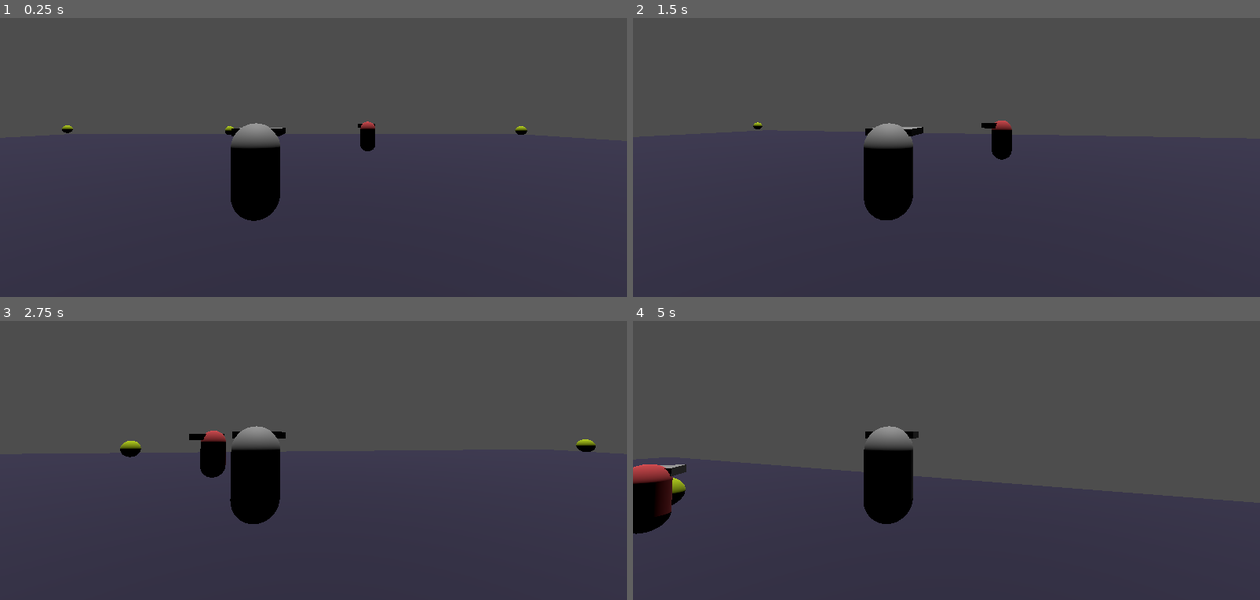
Above: before the commit, frames 1-4 (two rows, left to right).
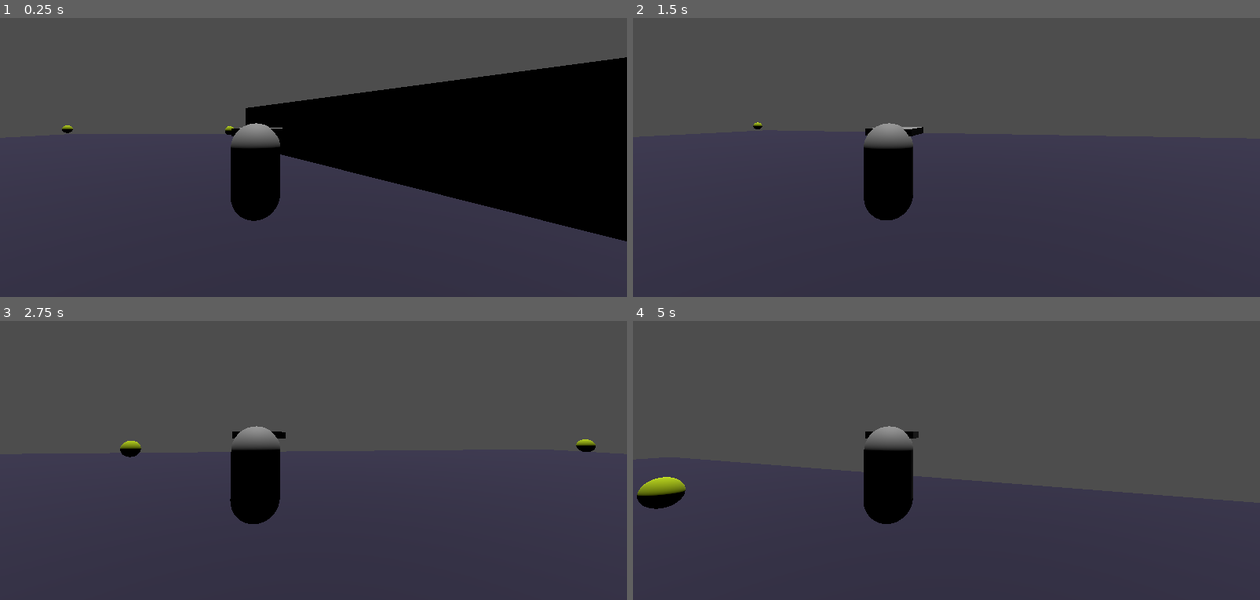
Above: after the commit, the same moments.

Repository: masonmariani44/stealth-game
Game: Godot game, scene res://Scenes/MoveTestLevel.tscn
Same seed, same stepped clock (60 frames per second), same inputs: the game is played once before the commit and once after it.
Inputs (mouse positions are in pixels of both pictures, inside the frame that each line leads up to):
- Up to frame 1 (0.25 s): no input
- Up to frame 2 (1.5 s): tap Enter (ui_accept) at 0.5 s; move the mouse to (977, 118) at 0.52 s; hold W (forward) from 0.53 s (still down); tap Space (jump) at 0.77 s; move the mouse to (915, 121) at 1.27 s
- Up to frame 3 (2.75 s): keep holding W (forward); tap Space (jump) at 1.52 s; move the mouse to (326, 418) at 2.02 s
- Up to frame 4 (5 s): keep holding W (forward); move the mouse to (940, 429) at 2.77 s; tap Space (jump) at 3.02, 3.77, 4.52 s; move the mouse to (990, 427) at 3.52 s; move the mouse to (896, 418) at 4.27 s

The runs differ from the first frame. In frame 1, 23% of the frame differs, in the area x 39-100%, y 14-81%; in frame 2, 0.4%; in frame 3, 0.7%; in frame 4, 1.3%.

Commit message:
Very basic enemy vision

Diff:
--- a/Scenes/Enemy.tscn
+++ b/Scenes/Enemy.tscn
@@ -15,6 +15,11 @@
 albedo_color = Color(0.782162, 0.256612, 0.27413, 1)
 
 [sub_resource type="BoxMesh" id="BoxMesh_wovta"]
+
+[sub_resource type="PrismMesh" id="PrismMesh_mo1ky"]
+
+[sub_resource type="ConcavePolygonShape3D" id="ConcavePolygonShape3D_6bs3c"]
+data = PackedVector3Array(0, 0.5, 0.5, 0.5, -0.5, 0.5, -0.5, -0.5, 0.5, 0, 0.5, -0.5, -0.5, -0.5, -0.5, 0.5, -0.5, -0.5, 0, 0.5, 0.5, 0, 0.5, -0.5, 0.5, -0.5, 0.5, 0, 0.5, -0.5, 0.5, -0.5, -0.5, 0.5, -0.5, 0.5, 0, 0.5, -0.5, 0, 0.5, 0.5, -0.5, -0.5, -0.5, 0, 0.5, 0.5, -0.5, -0.5, 0.5, -0.5, -0.5, -0.5, -0.5, -0.5, 0.5, 0.5, -0.5, 0.5, -0.5, -0.5, -0.5, 0.5, -0.5, 0.5, 0.5, -0.5, -0.5, -0.5, -0.5, -0.5)
 
 [node name="Enemy" type="CharacterBody3D"]
 script = ExtResource("1_m1htj")
@@ -54,4 +59,16 @@
 [node name="PursuitState" type="Node" parent="StateMachine"]
 script = ExtResource("6_0o0ue")
 
+[node name="VisionMesh" type="MeshInstance3D" parent="."]
+transform = Transform3D(4.58896, 0, 0, 0, -5.24934e-07, -1.50203, 0, 12.0091, -6.56557e-08, 0, 0.815602, -6.41523)
+mesh = SubResource("PrismMesh_mo1ky")
+
+[node name="visionbbox" type="Area3D" parent="VisionMesh"]
+collision_mask = 2
+
+[node name="CollisionShape3D" type="CollisionShape3D" parent="VisionMesh/visionbbox"]
+shape = SubResource("ConcavePolygonShape3D_6bs3c")
+
 [connection signal="timeout" from="StateMachine/IdleState/IdleWaitTimer" to="StateMachine/IdleState" method="_on_idle_wait_timer_timeout"]
+[connection signal="body_entered" from="VisionMesh/visionbbox" to="." method="_on_vision_enter"]
+[connection signal="body_exited" from="VisionMesh/visionbbox" to="." method="_on_vision_exit"]
--- a/Scenes/MoveTestLevel.tscn
+++ b/Scenes/MoveTestLevel.tscn
@@ -64,7 +64,7 @@
 shape = SubResource("BoxShape3D_2opyb")
 
 [node name="Enemy" parent="." node_paths=PackedStringArray("patrol_path") instance=ExtResource("2_glc4y")]
-transform = Transform3D(1, 0, 0, 0, 1, 0, 0, 0, 1, 4.86045, 1.0378, -10.6841)
+transform = Transform3D(0.906374, 0, 0.422476, 0, 1, 0, -0.422476, 0, 0.906374, 5.83241, 1.0378, 5.95292)
 patrol_path = NodePath("../Enemy_PatrolPath1")
 
 [node name="Enemy_PatrolPath1" type="Node3D" parent="."]
--- a/Scenes/Player.tscn
+++ b/Scenes/Player.tscn
@@ -18,7 +18,7 @@
 
 [sub_resource type="BoxMesh" id="BoxMesh_rpqav"]
 
-[node name="Player" type="CharacterBody3D"]
+[node name="Player" type="CharacterBody3D" groups=["player"]]
 collision_layer = 2
 script = ExtResource("1_rpqav")
 GRAVITY_SCALE = 2.8
--- a/Scripts/Enemy/States/idle_state.gd
+++ b/Scripts/Enemy/States/idle_state.gd
@@ -6,7 +6,7 @@
 @export_range(0.0, 10.0) var DECELERATION_SPEED := 5.0
 
 
-
+var seen_player : CharacterBody3D
 
 
 func enter():
@@ -41,3 +41,14 @@
 
 func _on_idle_wait_timer_timeout() -> void:
 	state_machine.change_state("PatrolState")
+
+
+func _on_vision(body:Node3D) -> void:
+	if body.is_in_group("player"):
+		seen_player = body
+
+
+
+func _on_vision_exit(body:Node3D) -> void:
+	if body.is_in_group("player"):
+		seen_player = null
--- a/Scripts/Enemy/States/patrol_state.gd
+++ b/Scripts/Enemy/States/patrol_state.gd
@@ -4,6 +4,7 @@
 
 
 var current_node := 0
+
 
 
 
@@ -49,7 +50,7 @@
 	character.velocity = Vector3.ZERO
 	character.nav_agent.set_target_position(character.nav_target.global_position)
 	var next_nav_point = character.nav_agent.get_next_path_position()
-	character.velocity = (next_nav_point - character.global_position).normalized() * character.SPEED
+	character.velocity = (next_nav_point - character.global_position).normalized() * character.WALK_SPEED
 
 	# Rotate to face moving direction
 	var direction = character.velocity.normalized()
@@ -58,9 +59,18 @@
 
 	# Check if target reached
 	var distance_to_target = (character.nav_target.position - character.position).length()
-	if distance_to_target <= 1:
+	if distance_to_target <= .1:
 		current_node = (current_node + 1) % character.patrol_path_list.size()
 		state_machine.change_state("IdleState")
+
+
+
+	if character.seen_player:
+		character.detection_meter += 0.5
+		print(character.detection_meter)
+		if character.detection_meter >= 100:
+			state_machine.change_state("PursuitState")
+
 
 
 	character.move_and_slide()
--- a/Scripts/Enemy/States/pursuit_state.gd
+++ b/Scripts/Enemy/States/pursuit_state.gd
@@ -3,6 +3,12 @@
 class_name Enemy_PursuitState
 
 
+
+
+func enter():
+	var character = state_machine.get_parent()
+
+	character.nav_target = character.seen_player
 
 
 
--- a/Scripts/Enemy/enemy.gd
+++ b/Scripts/Enemy/enemy.gd
@@ -3,7 +3,8 @@
 
 
 
-@export_range(0.0, 10.0)  var SPEED := 5.0
+@export_range(0.0, 10.0)  var SPEED := 4.0
+@export_range(0.0, 10.0)  var WALK_SPEED := 2.0
 
 # TODO: maybe I should make a file for general "rule" values for the game? like falling speeds that way everyone's isn't different but could be?
 @export_range(0.0, 10.0)  var GRAVITY_SCALE := 1.0 	# NOTE: 2.8 feels nice
@@ -22,3 +23,29 @@
 
 @export var patrol_path : Node3D
 @onready var patrol_path_list = patrol_path.get_children()
+
+var detection_meter := 0.0
+
+
+"""
+
+TODO: need universal basic functions:
+    walk/run
+    increment detection
+    interact???
+    vision???
+
+"""
+
+
+
+var seen_player : CharacterBody3D
+
+
+func _on_vision_exit(body:Node3D) -> void:
+	if body.is_in_group("player"):
+		seen_player = null
+
+func _on_vision_enter(body:Node3D) -> void:
+	if body.is_in_group("player"):
+		seen_player = body
--- a/project.godot
+++ b/project.godot
@@ -14,6 +14,10 @@
 run/main_scene="uid://dfhwotr6tagui"
 config/features=PackedStringArray("4.4", "Forward Plus")
 config/icon="res://icon.svg"
+
+[global_group]
+
+player=""
 
 [input]
 
@@ -42,3 +46,8 @@
 "events": [Object(InputEventKey,"resource_local_to_scene":false,"resource_name":"","device":-1,"window_id":0,"alt_press …(191 unchanged characters)…
 ]
 }
+
+[layer_names]
+
+3d_physics/layer_1="default"
+3d_physics/layer_2="player"
Not shown: 1 places in Scenes/Enemy.tscn that only renumber resources
